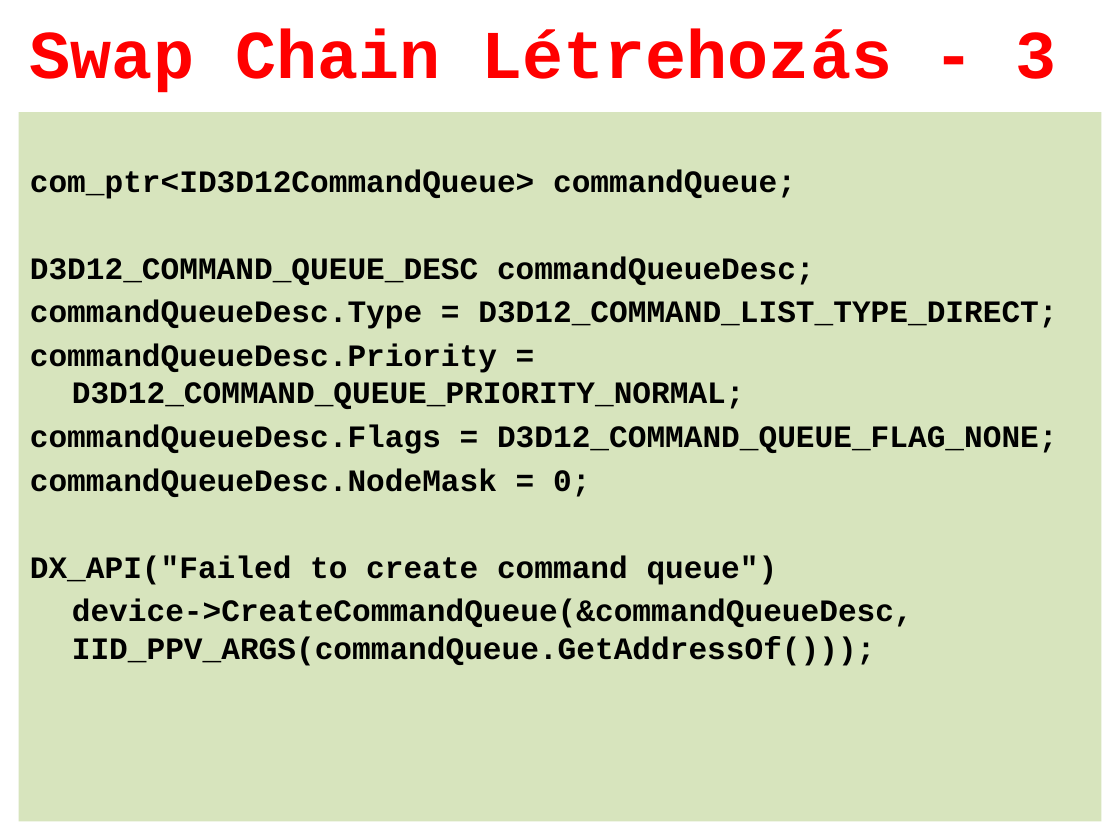
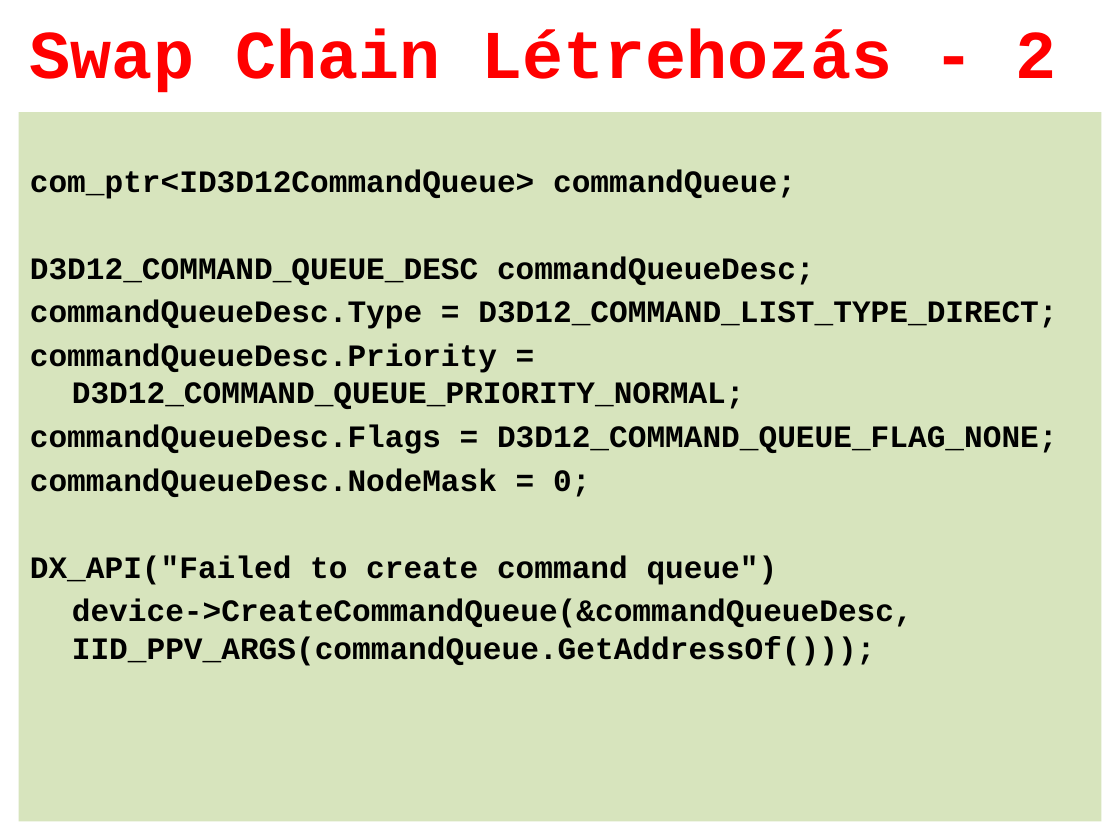
Before and after one commit to tyekx/dx12, a slide deck: slide 17 of Slides/gg000-HelloTriangle.pptx (slide 16 before the commit). Drawn at 1120x840 pixels with LibreOffice and Linux fonts; fonts in the diff are those of the drawing; background and template pictures are left out. Boxes give left, top, right and bottom in pixels: in the first picture for what was removed or moved away, otherwise in the second. Text is boxed around its words. In the diff, an @@ line names an element or a change of style, - is before the commit and + after.

```diff
--- a/Slides/gg000-HelloTriangle.pptx
+++ b/Slides/gg000-HelloTriangle.pptx
@@ title at (30, 29, 1056, 93): text changed @@
-Swap Chain Létrehozás - 3
+Swap Chain Létrehozás - 2
```
Also in this commit, not shown: 11 other slides changed, 17 slides added, 13 slides removed, 4 other files.
